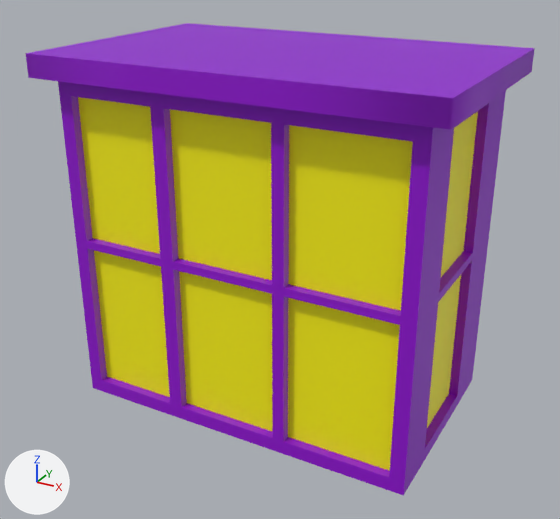
Two versions of the FBX model Assets/Meshes/Building_Medium_Side_003.fbx, one commit apart.
Camera for both pictures: a camera (50 mm lens) standing at (38.8, -19.8, 38.4) and looking at (0.1, 50.5, 3.3). The axes (+X, +Y, +Z) are drawn at lower left. The lights are the same throughout. Where no turn or scale is listed for an object, it has been applied to the vertices.

In view in the first picture: 'Building_Medium_Side_003'.
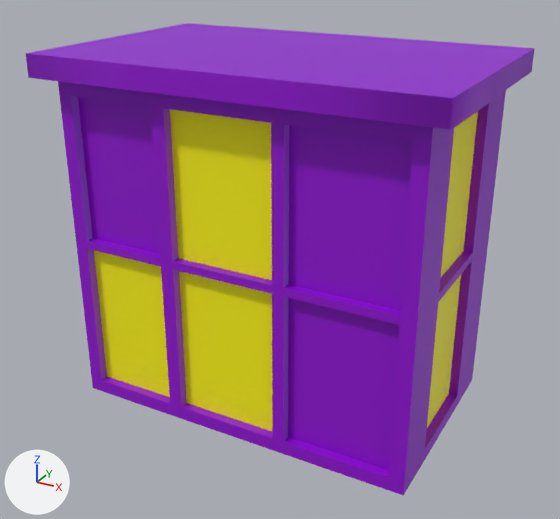
What differs and where, as boxes (x1, y1, x2, y2) in the pictures (560 x 519 px):
part 1 of me_mesh, recoloured (yellow to purple)
    both: (78, 97, 160, 254)
part 2 of me_mesh, recoloured (yellow to purple)
    both: (288, 298, 400, 471)
part 3 of me_mesh, recoloured (yellow to purple)
    both: (289, 125, 413, 311)

What the commit changed:
me_mesh has 166 vertices, 180 faces and spans x -22.0..22.0, y -2.0..26.0, z 0.0..40.0.
me_mesh is used by ob_building_medium_side_003; location (0.0, 39.8, -13.9).
me_mesh part 1: the 1 face centred in x -13.4, y 1.0, z 27.7 switches from mat_windows (yellow #fff700) to mat_mainbuilding (purple #9300d5).
me_mesh part 2: the 1 face centred in x 12.4, y 1.0, z 10.2 switches from mat_windows (yellow #fff700) to mat_mainbuilding (purple #9300d5).
me_mesh part 3: the 1 face centred in x 12.4, y 1.0, z 27.7 switches from mat_windows (yellow #fff700) to mat_mainbuilding (purple #9300d5).
